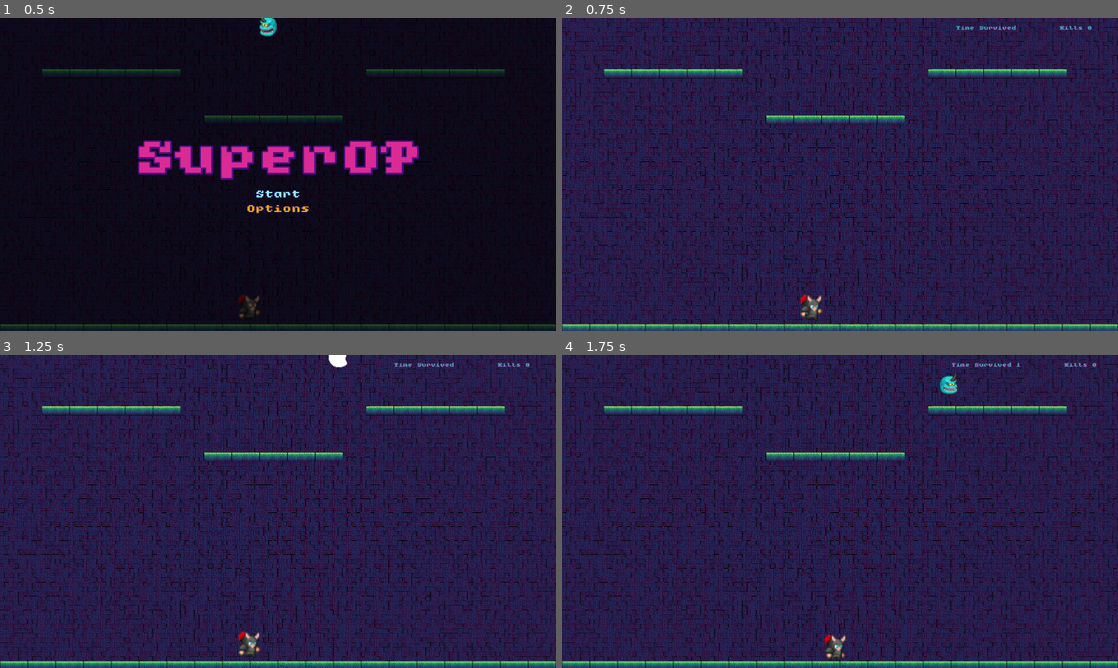
Above: before the commit, frames 1-4 (two rows, left to right).
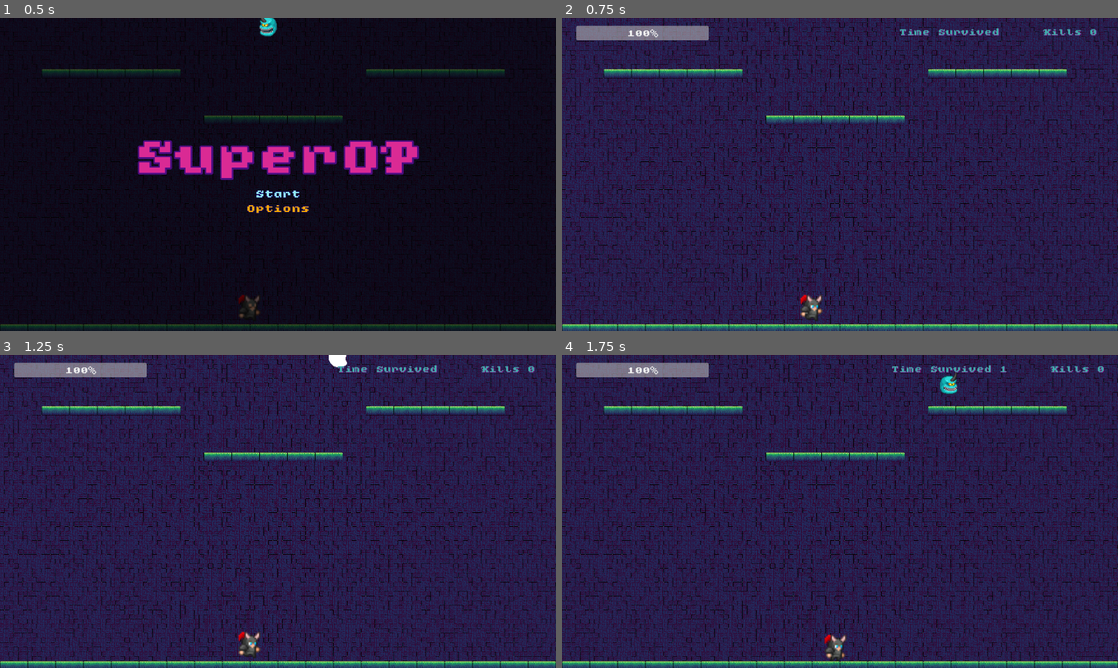
Above: after the commit, the same moments.

Repository: lethalgem/mini-jam-202
Game: Godot game, scene res://scenes/game_manager.tscn
Two runs of this game, one before a commit and one after it. Both use one fixed random seed, a clock stepped at 60 frames per second and the inputs below.
Inputs:
- Up to frame 1 (0.5 s): no input
- Up to frame 2 (0.75 s): click "Start" at 0.5 s
- Up to frame 3 (1.25 s): no input
- Up to frame 4 (1.75 s): tap Enter at 1.25 s; hold Right (ui_right) from 1.28 s (still down); tap Space (attack) at 1.35 s

Frame 1 is identical in both runs. In frame 2, 1.5% of the frame differs, in the area x 2-97%, y 2-8%; in frame 3, 1.5%; in frame 4, 1.6%, in the area x 2-98%, y 2-8%.

Commit message:
Updates (#30)

Diff:
--- a/scenes/game_manager.tscn
+++ b/scenes/game_manager.tscn
@@ -3,8 +3,9 @@
 [ext_resource type="Script" uid="uid://bwsscltki2nwo" path="res://scripts/game_manager.gd" id="1_hwd4i"]
 [ext_resource type="PackedScene" path="res://scenes/counters_ui.tscn" id="2_glms7"]
 [ext_resource type="TileSet" uid="uid://ktk5hjqhgr38" path="res://themes/tileset.tres" id="3_0rse5"]
+[ext_resource type="FontFile" uid="uid://dr12mxnc3lejr" path="res://assets/fonts/dungeonmode/font/dungeon-mode.ttf" id="3_30v7y"]
 [ext_resource type="PackedScene" uid="uid://d0gvbh7yu61tg" path="res://scenes/title.tscn" id="3_ternb"]
-[ext_resource type="PackedScene" uid="uid://cffpey8u54sob" path="res://scenes/option_menu.tscn" id="5_eaq8r"]
+[ext_resource type="PackedScene" uid="uid://bvl4xuub5eml" path="res://scenes/option_menu.tscn" id="5_eaq8r"]
 [ext_resource type="PackedScene" uid="uid://de1ktn3gt27h7" path="res://scenes/gameover.tscn" id="5_q8mjp"]
 [ext_resource type="PackedScene" uid="uid://cg6ktuqjt1bn6" path="res://scenes/controls.tscn" id="7_aonbx"]
 [ext_resource type="PackedScene" uid="uid://ce0w7tddcjrxu" path="res://scenes/world_test.tscn" id="7_q8mjp"]
@@ -523,11 +524,12 @@
 physics_layer_1/collision_mask = 6
 sources/0 = SubResource("TileSetAtlasSource_aonbx")
 
-[node name="GameManager" type="Node2D" node_paths=PackedStringArray("counter_ui", "game_mode", "background_music")]
+[node name="GameManager" type="Node2D" node_paths=PackedStringArray("counter_ui", "game_mode", "background_music", "health_bar")]
 script = ExtResource("1_hwd4i")
 counter_ui = NodePath("CanvasLayer/CountersUI")
 game_mode = NodePath("GameMode")
 background_music = NodePath("BackgroundMusic")
+health_bar = NodePath("CanvasLayer/ProgressBar")
 
 [node name="CanvasLayer" type="CanvasLayer" parent="."]
 visible = false
@@ -536,11 +538,21 @@
 anchors_preset = 1
 anchor_left = 1.0
 anchor_right = 1.0
-offset_left = -326.0
-offset_top = 34.0
-offset_right = -324.0
-offset_bottom = 34.0
+offset_left = -416.0
+offset_top = 49.0
+offset_right = -414.0
+offset_bottom = 49.0
 grow_horizontal = 0
+
+[node name="ProgressBar" type="ProgressBar" parent="CanvasLayer"]
+offset_left = 49.0
+offset_top = 27.0
+offset_right = 507.0
+offset_bottom = 77.0
+theme_override_fonts/font = ExtResource("3_30v7y")
+theme_override_font_sizes/font_size = 30
+max_value = 10.0
+value = 10.0
 
 [node name="CanvasLayer2" type="CanvasLayer" parent="."]
 visible = false
@@ -648,5 +660,6 @@
 [connection signal="play_again_pressed" from="CanvasLayer3/GameOver" to="." method="_on_game_over_play_again_pressed"]
 [connection signal="back_button_pressed" from="CanvasLayer4/OptionMenu" to="." method="_on_option_menu_back_button_pressed"]
 [connection signal="enemy_died" from="GameMode" to="." method="_on_game_mode_enemy_died"]
+[connection signal="damaged" from="GameMode/PlayerCharacterBody2D" to="." method="_on_player_character_body_2d_damaged"]
 [connection signal="died" from="GameMode/PlayerCharacterBody2D" to="." method="_on_player_character_body_2d_died"]
 [connection signal="poweredup" from="GameMode/PlayerCharacterBody2D" to="GameMode" method="_on_player_character_body_2d_poweredup"]
--- a/scripts/game_manager.gd
+++ b/scripts/game_manager.gd
@@ -3,6 +3,7 @@
 @export var counter_ui: CountersUI
 @export var game_mode: GameMode
 @export var background_music : Node
+@export var health_bar : ProgressBar
 
 @onready var main_menu = $CanvasLayer2
 @onready var option_menu = $CanvasLayer4
@@ -11,6 +12,8 @@
 @onready var option_menu_button = $CanvasLayer4/OptionMenu/VBoxContainer/BackButton
 @onready var world_test := $CanvasLayer2/WorldTest as WorldTest
 
+var max_health := 10
+var current_health := max_health
 var death_counter: int = 0
 var time_since_time_update: float = 0
 var total_time_survived_sec: float = 0
@@ -32,6 +35,7 @@
 
 func _ready() -> void:
 	main_menu.visible = true
+	update_health_bar(false)
 
 
 func _physics_process(delta: float):
@@ -41,6 +45,12 @@
 		total_time_survived_sec += 1.0
 		update_time_survived()
 		time_since_time_update = 0
+
+func update_health_bar(received_dmg:bool):
+	if received_dmg:
+		current_health -= 1
+	health_bar.value = current_health
+	received_dmg = false
 
 func update_time_survived():
 	var time_survived_min : int = int(total_time_survived_sec / 60)
@@ -85,3 +95,7 @@
 func _on_game_mode_enemy_died() -> void:
 	death_counter += 1
 	counter_ui.kill_counter_label.text ="Kill " + str(death_counter)
+
+
+func _on_player_character_body_2d_damaged() -> void:
+	update_health_bar(true)
--- a/scripts/player_character_body_2d.gd
+++ b/scripts/player_character_body_2d.gd
@@ -20,6 +20,7 @@
 
 signal died
 signal poweredup
+signal damaged(damaged_value)
 
 enum State {
 	IDLE,
@@ -173,6 +174,7 @@
 	attack_area_2D.visible = false
 
 	health -= 1
+	damaged.emit()
 
 	if health <= 0:
 		state = State.DEAD
--- a/themes/counters_ui.tres
+++ b/themes/counters_ui.tres
@@ -4,6 +4,6 @@
 
 [resource]
 font = ExtResource("1_3fx3h")
-font_size = 18
+font_size = 30
 font_color = Color(0.2410019, 0.6808812, 0.67262995, 1)
 shadow_color = Color(0.8352941, 0, 0.6862745, 0.7294118)
